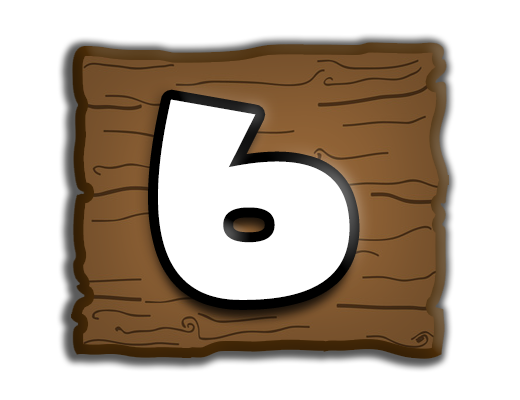
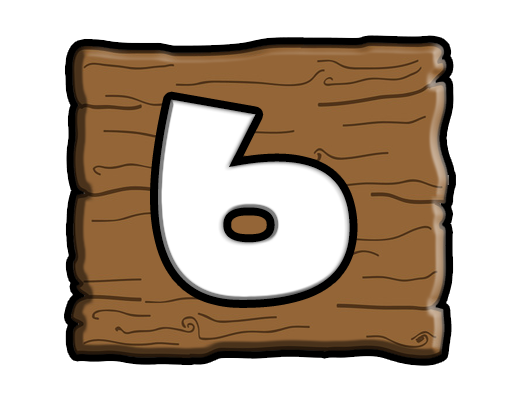
Comparing the layer stacks of the two w=520, h=400 images. Changes:
pixels changed over [56, 33, 458, 372] (layer not identified)
